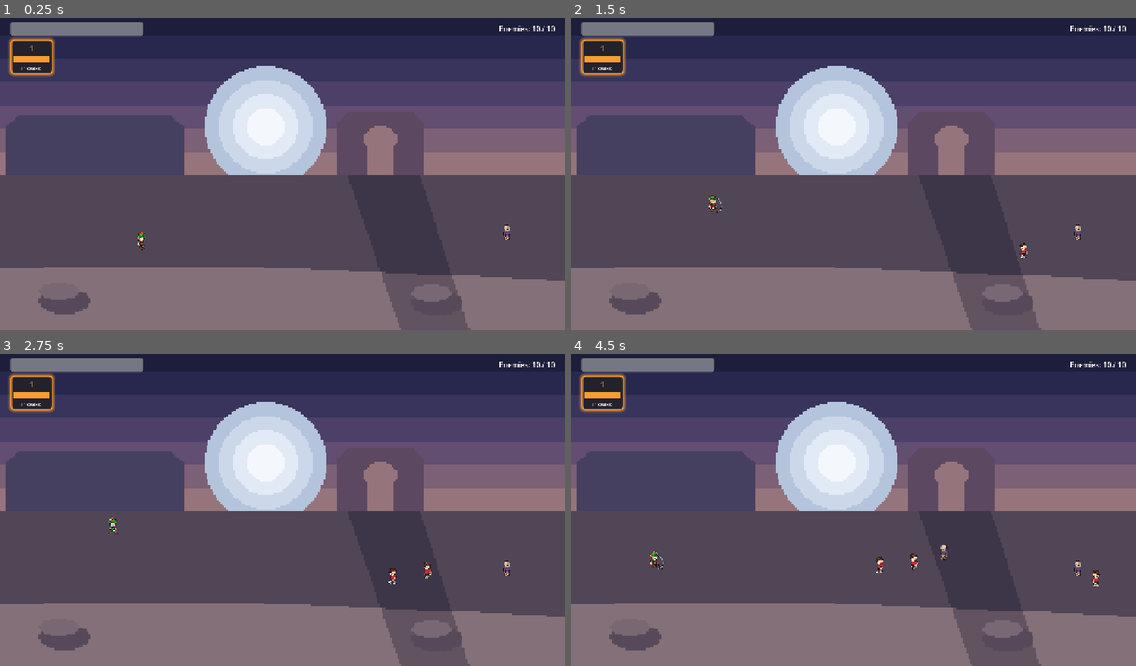
Above: before the commit, frames 1-4 (two rows, left to right).
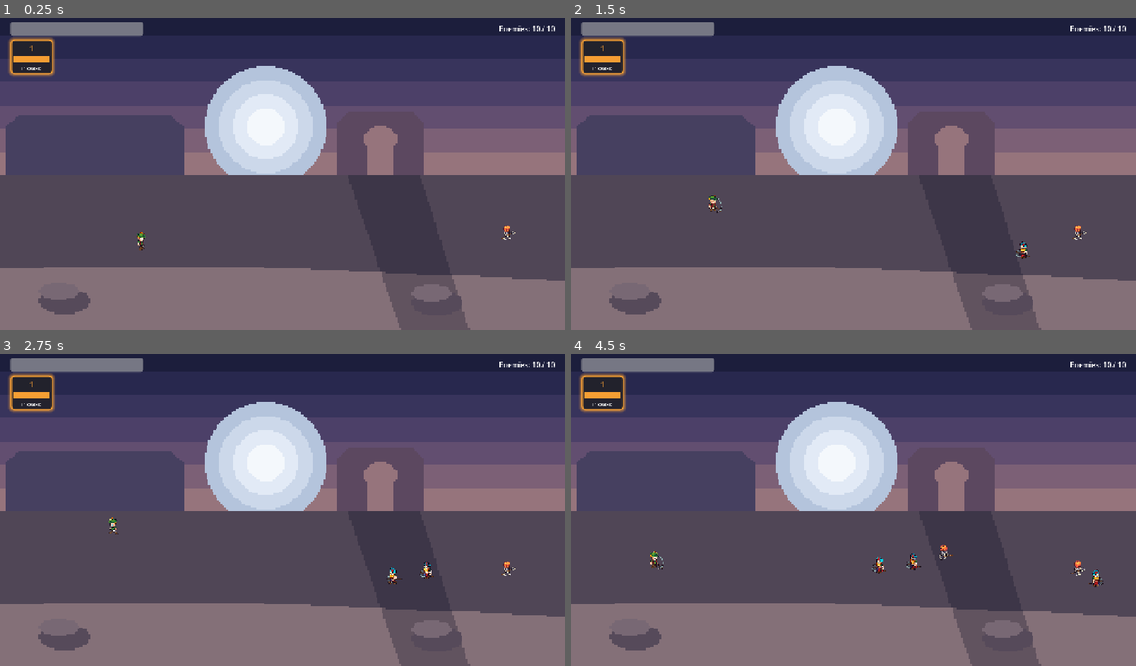
Above: after the commit, the same moments.

Repository: coulof/quarante-cinquante
Game: Godot game, scene res://scenes/world/level_04.tscn
Same seed, same stepped clock (60 frames per second), same inputs: the game is played once before the commit and once after it. This scene is started directly instead of the project's main scene.
Inputs:
- Up to frame 1 (0.25 s): no input
- Up to frame 2 (1.5 s): tap Enter at 0.5 s; hold Space (attack) 0.53-1.28 s; hold Up (move_up) from 0.53 s (still down); tap Space (attack) at 1.35 s
- Up to frame 3 (2.75 s): release Up (move_up) at 2.03 s; hold Left (move_left) from 2.03 s (still down); hold Space (attack) from 2.03 s (still down); tap 1 at 2.1 s
- Up to frame 4 (4.5 s): release Space (attack) at 2.78 s; tap 2 at 2.85 s; tap Space (attack) at 3.05, 4.35 s; release Left (move_left) at 3.53 s; hold Down (move_down) 3.53-4.28 s; hold Space (attack) 3.53-4.28 s; hold Right (move_right) from 4.28 s (still down)

The runs differ from the first frame. In frame 1, less than 0.1% of the frame differs, in the area x 88-92%, y 66-72%; in frame 2, 0.1%; in frame 3, 0.2%; in frame 4, 0.3%, in the area x 53-95%, y 61-75%.

Commit message:
Reskin enemies with LPC split exports (pumpkin skeleton, gold knight, skeleton captain)
- Zombie: skeleton body + jack-o'-lantern head + shovel (thrust attack).
- Robot: gold-armour knight + red glow sword (oversize slash); keeps ranged bolt.
- Pirate: muscular skeleton captain + waraxe (oversize slash).
- import_lpc_split.py: add --from-walk so bodies without idle/run anims (Skeleton,
  muscular) source locomotion from the walk cycle instead of showing only the head.
- Drop the old composited enemy sheets; regenerate CREDITS.md from the split exports
  (34 LPC components). CLAUDE: split export is now the path for all characters.

Co-Authored-By: Claude Opus 4.8 <noreply@anthropic.com>
Claude-Session: https://claude.ai/code/session_012AB4H5ubES7tYVFxTQMD7g

Diff:
--- a/resources/sprite_frames/pirate_frames.tres
+++ b/resources/sprite_frames/pirate_frames.tres
@@ -1,112 +1,125 @@
-[gd_resource type="SpriteFrames" load_steps=26 format=3]
-
-[ext_resource type="Texture2D" path="res://assets/sprites/pirate.png" id="sheet"]
+[gd_resource type="SpriteFrames" load_steps=30 format=3]
+
+[ext_resource type="Texture2D" path="res://assets/sprites/pirate/walk.png" id="t0"]
+[ext_resource type="Texture2D" path="res://assets/sprites/pirate/slash_oversize.png" id="t1"]
+[ext_resource type="Texture2D" path="res://assets/sprites/pirate/hurt.png" id="t2"]
 
 [sub_resource type="AtlasTexture" id="idle_0"]
-atlas = ExtResource("sheet")
-region = Rect2(0, 704, 64, 64)
+atlas = ExtResource("t0")
+region = Rect2(0, 192, 64, 64)
+
+[sub_resource type="AtlasTexture" id="idle_1"]
+atlas = ExtResource("t0")
+region = Rect2(64, 192, 64, 64)
 
 [sub_resource type="AtlasTexture" id="run_0"]
-atlas = ExtResource("sheet")
-region = Rect2(64, 704, 64, 64)
+atlas = ExtResource("t0")
+region = Rect2(0, 192, 64, 64)
 
 [sub_resource type="AtlasTexture" id="run_1"]
-atlas = ExtResource("sheet")
-region = Rect2(128, 704, 64, 64)
+atlas = ExtResource("t0")
+region = Rect2(64, 192, 64, 64)
 
 [sub_resource type="AtlasTexture" id="run_2"]
-atlas = ExtResource("sheet")
-region = Rect2(192, 704, 64, 64)
+atlas = ExtResource("t0")
+region = Rect2(128, 192, 64, 64)
 
 [sub_resource type="AtlasTexture" id="run_3"]
-atlas = ExtResource("sheet")
-region = Rect2(256, 704, 64, 64)
+atlas = ExtResource("t0")
+region = Rect2(192, 192, 64, 64)
 
 [sub_resource type="AtlasTexture" id="run_4"]
-atlas = ExtResource("sheet")
-region = Rect2(320, 704, 64, 64)
+atlas = ExtResource("t0")
+region = Rect2(256, 192, 64, 64)
 
 [sub_resource type="AtlasTexture" id="run_5"]
-atlas = ExtResource("sheet")
-region = Rect2(384, 704, 64, 64)
+atlas = ExtResource("t0")
+region = Rect2(320, 192, 64, 64)
 
 [sub_resource type="AtlasTexture" id="run_6"]
-atlas = ExtResource("sheet")
-region = Rect2(448, 704, 64, 64)
+atlas = ExtResource("t0")
+region = Rect2(384, 192, 64, 64)
 
 [sub_resource type="AtlasTexture" id="run_7"]
-atlas = ExtResource("sheet")
-region = Rect2(512, 704, 64, 64)
+atlas = ExtResource("t0")
+region = Rect2(448, 192, 64, 64)
+
+[sub_resource type="AtlasTexture" id="run_8"]
+atlas = ExtResource("t0")
+region = Rect2(512, 192, 64, 64)
 
 [sub_resource type="AtlasTexture" id="attack_0"]
-atlas = ExtResource("sheet")
-region = Rect2(0, 960, 64, 64)
+atlas = ExtResource("t1")
+region = Rect2(0, 576, 192, 192)
 
 [sub_resource type="AtlasTexture" id="attack_1"]
-atlas = ExtResource("sheet")
-region = Rect2(64, 960, 64, 64)
+atlas = ExtResource("t1")
+region = Rect2(192, 576, 192, 192)
 
 [sub_resource type="AtlasTexture" id="attack_2"]
-atlas = ExtResource("sheet")
-region = Rect2(128, 960, 64, 64)
+atlas = ExtResource("t1")
+region = Rect2(384, 576, 192, 192)
 
 [sub_resource type="AtlasTexture" id="attack_3"]
-atlas = ExtResource("sheet")
-region = Rect2(192, 960, 64, 64)
+atlas = ExtResource("t1")
+region = Rect2(576, 576, 192, 192)
 
 [sub_resource type="AtlasTexture" id="attack_4"]
-atlas = ExtResource("sheet")
-region = Rect2(256, 960, 64, 64)
+atlas = ExtResource("t1")
+region = Rect2(768, 576, 192, 192)
 
 [sub_resource type="AtlasTexture" id="attack_5"]
-atlas = ExtResource("sheet")
-region = Rect2(320, 960, 64, 64)
+atlas = ExtResource("t1")
+region = Rect2(960, 576, 192, 192)
 
 [sub_resource type="AtlasTexture" id="hurt_0"]
-atlas = ExtResource("sheet")
-region = Rect2(0, 1280, 64, 64)
+atlas = ExtResource("t2")
+region = Rect2(0, 0, 64, 64)
 
 [sub_resource type="AtlasTexture" id="hurt_1"]
-atlas = ExtResource("sheet")
-region = Rect2(64, 1280, 64, 64)
+atlas = ExtResource("t2")
+region = Rect2(64, 0, 64, 64)
 
 [sub_resource type="AtlasTexture" id="hurt_2"]
-atlas = ExtResource("sheet")
-region = Rect2(128, 1280, 64, 64)
+atlas = ExtResource("t2")
+region = Rect2(128, 0, 64, 64)
 
 [sub_resource type="AtlasTexture" id="dead_0"]
-atlas = ExtResource("sheet")
-region = Rect2(0, 1280, 64, 64)
+atlas = ExtResource("t2")
+region = Rect2(0, 0, 64, 64)
 
 [sub_resource type="AtlasTexture" id="dead_1"]
-atlas = ExtResource("sheet")
-region = Rect2(64, 1280, 64, 64)
+atlas = ExtResource("t2")
+region = Rect2(64, 0, 64, 64)
 
 [sub_resource type="AtlasTexture" id="dead_2"]
-atlas = ExtResource("sheet")
-region = Rect2(128, 1280, 64, 64)
+atlas = ExtResource("t2")
+region = Rect2(128, 0, 64, 64)
 
 [sub_resource type="AtlasTexture" id="dead_3"]
-atlas = ExtResource("sheet")
-region = Rect2(192, 1280, 64, 64)
+atlas = ExtResource("t2")
+region = Rect2(192, 0, 64, 64)
 
 [sub_resource type="AtlasTexture" id="dead_4"]
-atlas = ExtResource("sheet")
-region = Rect2(256, 1280, 64, 64)
+atlas = ExtResource("t2")
+region = Rect2(256, 0, 64, 64)
 
 [sub_resource type="AtlasTexture" id="dead_5"]
-atlas = ExtResource("sheet")
-region = Rect2(320, 1280, 64, 64)
+atlas = ExtResource("t2")
+region = Rect2(320, 0, 64, 64)
 
 [resource]
 animations = [{
 "frames": [{
 "duration": 1.0,
 "texture": SubResource("idle_0")
+}, {
+"duration": 1.0,
+"texture": SubResource("idle_1")
 }],
 "loop": true,
 "name": &"idle",
-"speed": 4.0
+"speed": 5.0
 }, {
 "frames": [{
 "duration": 1.0,
@@ -132,10 +145,13 @@
 }, {
 "duration": 1.0,
 "texture": SubResource("run_7")
+}, {
+"duration": 1.0,
+"texture": SubResource("run_8")
 }],
 "loop": true,
 "name": &"run",
-"speed": 10.0
+"speed": 12.0
 }, {
 "frames": [{
 "duration": 1.0,
@@ -158,7 +174,7 @@
 }],
 "loop": false,
 "name": &"attack",
-"speed": 12.0
+"speed": 13.0
 }, {
 "frames": [{
 "duration": 1.0,
--- a/resources/sprite_frames/robot_frames.tres
+++ b/resources/sprite_frames/robot_frames.tres
@@ -1,112 +1,122 @@
-[gd_resource type="SpriteFrames" load_steps=26 format=3]
-
-[ext_resource type="Texture2D" path="res://assets/sprites/robot.png" id="sheet"]
+[gd_resource type="SpriteFrames" load_steps=30 format=3]
+
+[ext_resource type="Texture2D" path="res://assets/sprites/robot/idle.png" id="t0"]
+[ext_resource type="Texture2D" path="res://assets/sprites/robot/run.png" id="t1"]
+[ext_resource type="Texture2D" path="res://assets/sprites/robot/slash_oversize.png" id="t2"]
+[ext_resource type="Texture2D" path="res://assets/sprites/robot/hurt.png" id="t3"]
 
 [sub_resource type="AtlasTexture" id="idle_0"]
-atlas = ExtResource("sheet")
-region = Rect2(0, 704, 64, 64)
+atlas = ExtResource("t0")
+region = Rect2(0, 192, 64, 64)
+
+[sub_resource type="AtlasTexture" id="idle_1"]
+atlas = ExtResource("t0")
+region = Rect2(64, 192, 64, 64)
 
 [sub_resource type="AtlasTexture" id="run_0"]
-atlas = ExtResource("sheet")
-region = Rect2(64, 704, 64, 64)
+atlas = ExtResource("t1")
+region = Rect2(0, 192, 64, 64)
 
 [sub_resource type="AtlasTexture" id="run_1"]
-atlas = ExtResource("sheet")
-region = Rect2(128, 704, 64, 64)
+atlas = ExtResource("t1")
+region = Rect2(64, 192, 64, 64)
 
 [sub_resource type="AtlasTexture" id="run_2"]
-atlas = ExtResource("sheet")
-region = Rect2(192, 704, 64, 64)
+atlas = ExtResource("t1")
+region = Rect2(128, 192, 64, 64)
 
 [sub_resource type="AtlasTexture" id="run_3"]
-atlas = ExtResource("sheet")
-region = Rect2(256, 704, 64, 64)
+atlas = ExtResource("t1")
+region = Rect2(192, 192, 64, 64)
 
 [sub_resource type="AtlasTexture" id="run_4"]
-atlas = ExtResource("sheet")
-region = Rect2(320, 704, 64, 64)
+atlas = ExtResource("t1")
+region = Rect2(256, 192, 64, 64)
 
 [sub_resource type="AtlasTexture" id="run_5"]
-atlas = ExtResource("sheet")
-region = Rect2(384, 704, 64, 64)
+atlas = ExtResource("t1")
+region = Rect2(320, 192, 64, 64)
 
 [sub_resource type="AtlasTexture" id="run_6"]
-atlas = ExtResource("sheet")
-region = Rect2(448, 704, 64, 64)
+atlas = ExtResource("t1")
+region = Rect2(384, 192, 64, 64)
 
 [sub_resource type="AtlasTexture" id="run_7"]
-atlas = ExtResource("sheet")
-region = Rect2(512, 704, 64, 64)
+atlas = ExtResource("t1")
+region = Rect2(448, 192, 64, 64)
 
 [sub_resource type="AtlasTexture" id="attack_0"]
-atlas = ExtResource("sheet")
-region = Rect2(0, 960, 64, 64)
+atlas = ExtResource("t2")
+region = Rect2(0, 576, 192, 192)
 
 [sub_resource type="AtlasTexture" id="attack_1"]
-atlas = ExtResource("sheet")
-region = Rect2(64, 960, 64, 64)
+atlas = ExtResource("t2")
+region = Rect2(192, 576, 192, 192)
 
 [sub_resource type="AtlasTexture" id="attack_2"]
-atlas = ExtResource("sheet")
-region = Rect2(128, 960, 64, 64)
+atlas = ExtResource("t2")
+region = Rect2(384, 576, 192, 192)
 
 [sub_resource type="AtlasTexture" id="attack_3"]
-atlas = ExtResource("sheet")
-region = Rect2(192, 960, 64, 64)
+atlas = ExtResource("t2")
+region = Rect2(576, 576, 192, 192)
 
 [sub_resource type="AtlasTexture" id="attack_4"]
-atlas = ExtResource("sheet")
-region = Rect2(256, 960, 64, 64)
+atlas = ExtResource("t2")
+region = Rect2(768, 576, 192, 192)
 
 [sub_resource type="AtlasTexture" id="attack_5"]
-atlas = ExtResource("sheet")
-region = Rect2(320, 960, 64, 64)
+atlas = ExtResource("t2")
+region = Rect2(960, 576, 192, 192)
 
 [sub_resource type="AtlasTexture" id="hurt_0"]
-atlas = ExtResource("sheet")
-region = Rect2(0, 1280, 64, 64)
+atlas = ExtResource("t3")
+region = Rect2(0, 0, 64, 64)
 
 [sub_resource type="AtlasTexture" id="hurt_1"]
-atlas = ExtResource("sheet")
-region = Rect2(64, 1280, 64, 64)
+atlas = ExtResource("t3")
+region = Rect2(64, 0, 64, 64)
 
 [sub_resource type="AtlasTexture" id="hurt_2"]
-atlas = ExtResource("sheet")
-region = Rect2(128, 1280, 64, 64)
+atlas = ExtResource("t3")
+region = Rect2(128, 0, 64, 64)
 
 [sub_resource type="AtlasTexture" id="dead_0"]
-atlas = ExtResource("sheet")
-region = Rect2(0, 1280, 64, 64)
+atlas = ExtResource("t3")
+region = Rect2(0, 0, 64, 64)
 
 [sub_resource type="AtlasTexture" id="dead_1"]
-atlas = ExtResource("sheet")
-region = Rect2(64, 1280, 64, 64)
+atlas = ExtResource("t3")
+region = Rect2(64, 0, 64, 64)
 
 [sub_resource type="AtlasTexture" id="dead_2"]
-atlas = ExtResource("sheet")
-region = Rect2(128, 1280, 64, 64)
+atlas = ExtResource("t3")
+region = Rect2(128, 0, 64, 64)
 
 [sub_resource type="AtlasTexture" id="dead_3"]
-atlas = ExtResource("sheet")
-region = Rect2(192, 1280, 64, 64)
+atlas = ExtResource("t3")
+region = Rect2(192, 0, 64, 64)
 
 [sub_resource type="AtlasTexture" id="dead_4"]
-atlas = ExtResource("sheet")
-region = Rect2(256, 1280, 64, 64)
+atlas = ExtResource("t3")
+region = Rect2(256, 0, 64, 64)
 
 [sub_resource type="AtlasTexture" id="dead_5"]
-atlas = ExtResource("sheet")
-region = Rect2(320, 1280, 64, 64)
+atlas = ExtResource("t3")
+region = Rect2(320, 0, 64, 64)
 
 [resource]
 animations = [{
 "frames": [{
 "duration": 1.0,
 "texture": SubResource("idle_0")
+}, {
+"duration": 1.0,
+"texture": SubResource("idle_1")
 }],
 "loop": true,
 "name": &"idle",
-"speed": 4.0
+"speed": 5.0
 }, {
 "frames": [{
 "duration": 1.0,
@@ -135,7 +145,7 @@
 }],
 "loop": true,
 "name": &"run",
-"speed": 10.0
+"speed": 12.0
 }, {
 "frames": [{
 "duration": 1.0,
@@ -158,7 +168,7 @@
 }],
 "loop": false,
 "name": &"attack",
-"speed": 12.0
+"speed": 13.0
 }, {
 "frames": [{
 "duration": 1.0,
--- a/resources/sprite_frames/zombie_frames.tres
+++ b/resources/sprite_frames/zombie_frames.tres
@@ -1,112 +1,133 @@
-[gd_resource type="SpriteFrames" load_steps=26 format=3]
-
-[ext_resource type="Texture2D" path="res://assets/sprites/zombie.png" id="sheet"]
+[gd_resource type="SpriteFrames" load_steps=32 format=3]
+
+[ext_resource type="Texture2D" path="res://assets/sprites/zombie/walk.png" id="t0"]
+[ext_resource type="Texture2D" path="res://assets/sprites/zombie/thrust.png" id="t1"]
+[ext_resource type="Texture2D" path="res://assets/sprites/zombie/hurt.png" id="t2"]
 
 [sub_resource type="AtlasTexture" id="idle_0"]
-atlas = ExtResource("sheet")
-region = Rect2(0, 704, 64, 64)
+atlas = ExtResource("t0")
+region = Rect2(0, 192, 64, 64)
+
+[sub_resource type="AtlasTexture" id="idle_1"]
+atlas = ExtResource("t0")
+region = Rect2(64, 192, 64, 64)
 
 [sub_resource type="AtlasTexture" id="run_0"]
-atlas = ExtResource("sheet")
-region = Rect2(64, 704, 64, 64)
+atlas = ExtResource("t0")
+region = Rect2(0, 192, 64, 64)
 
 [sub_resource type="AtlasTexture" id="run_1"]
-atlas = ExtResource("sheet")
-region = Rect2(128, 704, 64, 64)
+atlas = ExtResource("t0")
+region = Rect2(64, 192, 64, 64)
 
 [sub_resource type="AtlasTexture" id="run_2"]
-atlas = ExtResource("sheet")
-region = Rect2(192, 704, 64, 64)
+atlas = ExtResource("t0")
+region = Rect2(128, 192, 64, 64)
 
 [sub_resource type="AtlasTexture" id="run_3"]
-atlas = ExtResource("sheet")
-region = Rect2(256, 704, 64, 64)
+atlas = ExtResource("t0")
+region = Rect2(192, 192, 64, 64)
 
 [sub_resource type="AtlasTexture" id="run_4"]
-atlas = ExtResource("sheet")
-region = Rect2(320, 704, 64, 64)
+atlas = ExtResource("t0")
+region = Rect2(256, 192, 64, 64)
 
 [sub_resource type="AtlasTexture" id="run_5"]
-atlas = ExtResource("sheet")
-region = Rect2(384, 704, 64, 64)
+atlas = ExtResource("t0")
+region = Rect2(320, 192, 64, 64)
 
 [sub_resource type="AtlasTexture" id="run_6"]
-atlas = ExtResource("sheet")
-region = Rect2(448, 704, 64, 64)
+atlas = ExtResource("t0")
+region = Rect2(384, 192, 64, 64)
 
 [sub_resource type="AtlasTexture" id="run_7"]
-atlas = ExtResource("sheet")
-region = Rect2(512, 704, 64, 64)
+atlas = ExtResource("t0")
+region = Rect2(448, 192, 64, 64)
+
+[sub_resource type="AtlasTexture" id="run_8"]
+atlas = ExtResource("t0")
+region = Rect2(512, 192, 64, 64)
 
 [sub_resource type="AtlasTexture" id="attack_0"]
-atlas = ExtResource("sheet")
-region = Rect2(0, 960, 64, 64)
+atlas = ExtResource("t1")
+region = Rect2(0, 192, 64, 64)
 
 [sub_resource type="AtlasTexture" id="attack_1"]
-atlas = ExtResource("sheet")
-region = Rect2(64, 960, 64, 64)
+atlas = ExtResource("t1")
+region = Rect2(64, 192, 64, 64)
 
 [sub_resource type="AtlasTexture" id="attack_2"]
-atlas = ExtResource("sheet")
-region = Rect2(128, 960, 64, 64)
+atlas = ExtResource("t1")
+region = Rect2(128, 192, 64, 64)
 
 [sub_resource type="AtlasTexture" id="attack_3"]
-atlas = ExtResource("sheet")
-region = Rect2(192, 960, 64, 64)
+atlas = ExtResource("t1")
+region = Rect2(192, 192, 64, 64)
 
 [sub_resource type="AtlasTexture" id="attack_4"]
-atlas = ExtResource("sheet")
-region = Rect2(256, 960, 64, 64)
+atlas = ExtResource("t1")
+region = Rect2(256, 192, 64, 64)
 
 [sub_resource type="AtlasTexture" id="attack_5"]
-atlas = ExtResource("sheet")
-region = Rect2(320, 960, 64, 64)
+atlas = ExtResource("t1")
+region = Rect2(320, 192, 64, 64)
+
+[sub_resource type="AtlasTexture" id="attack_6"]
+atlas = ExtResource("t1")
+region = Rect2(384, 192, 64, 64)
+
+[sub_resource type="AtlasTexture" id="attack_7"]
+atlas = ExtResource("t1")
+region = Rect2(448, 192, 64, 64)
 
 [sub_resource type="AtlasTexture" id="hurt_0"]
-atlas = ExtResource("sheet")
-region = Rect2(0, 1280, 64, 64)
+atlas = ExtResource("t2")
+region = Rect2(0, 0, 64, 64)
 
 [sub_resource type="AtlasTexture" id="hurt_1"]
-atlas = ExtResource("sheet")
-region = Rect2(64, 1280, 64, 64)
+atlas = ExtResource("t2")
+region = Rect2(64, 0, 64, 64)
 
 [sub_resource type="AtlasTexture" id="hurt_2"]
-atlas = ExtResource("sheet")
-region = Rect2(128, 1280, 64, 64)
+atlas = ExtResource("t2")
+region = Rect2(128, 0, 64, 64)
 
 [sub_resource type="AtlasTexture" id="dead_0"]
-atlas = ExtResource("sheet")
-region = Rect2(0, 1280, 64, 64)
+atlas = ExtResource("t2")
+region = Rect2(0, 0, 64, 64)
 
 [sub_resource type="AtlasTexture" id="dead_1"]
-atlas = ExtResource("sheet")
-region = Rect2(64, 1280, 64, 64)
+atlas = ExtResource("t2")
+region = Rect2(64, 0, 64, 64)
 
 [sub_resource type="AtlasTexture" id="dead_2"]
-atlas = ExtResource("sheet")
-region = Rect2(128, 1280, 64, 64)
+atlas = ExtResource("t2")
+region = Rect2(128, 0, 64, 64)
 
 [sub_resource type="AtlasTexture" id="dead_3"]
-atlas = ExtResource("sheet")
-region = Rect2(192, 1280, 64, 64)
+atlas = ExtResource("t2")
+region = Rect2(192, 0, 64, 64)
 
 [sub_resource type="AtlasTexture" id="dead_4"]
-atlas = ExtResource("sheet")
-region = Rect2(256, 1280, 64, 64)
+atlas = ExtResource("t2")
+region = Rect2(256, 0, 64, 64)
 
 [sub_resource type="AtlasTexture" id="dead_5"]
-atlas = ExtResource("sheet")
-region = Rect2(320, 1280, 64, 64)
+atlas = ExtResource("t2")
+region = Rect2(320, 0, 64, 64)
 
 [resource]
 animations = [{
 "frames": [{
 "duration": 1.0,
 "texture": SubResource("idle_0")
+}, {
+"duration": 1.0,
+"texture": SubResource("idle_1")
 }],
 "loop": true,
 "name": &"idle",
-"speed": 4.0
+"speed": 5.0
 }, {
 "frames": [{
 "duration": 1.0,
@@ -132,10 +153,13 @@
 }, {
 "duration": 1.0,
 "texture": SubResource("run_7")
+}, {
+"duration": 1.0,
+"texture": SubResource("run_8")
 }],
 "loop": true,
 "name": &"run",
-"speed": 10.0
+"speed": 12.0
 }, {
 "frames": [{
 "duration": 1.0,
@@ -155,10 +179,16 @@
 }, {
 "duration": 1.0,
 "texture": SubResource("attack_5")
+}, {
+"duration": 1.0,
+"texture": SubResource("attack_6")
+}, {
+"duration": 1.0,
+"texture": SubResource("attack_7")
 }],
 "loop": false,
 "name": &"attack",
-"speed": 12.0
+"speed": 13.0
 }, {
 "frames": [{
 "duration": 1.0,
Binary file removed: assets/sprites/pirate.png
Binary file added: assets/sprites/pirate/hurt.png
Not shown, added: assets/sprites/pirate/hurt.png.import
Binary file added: assets/sprites/pirate/slash_oversize.png
Not shown, added: assets/sprites/pirate/slash_oversize.png.import
Binary file added: assets/sprites/pirate/walk.png
Not shown, changed: assets/sprites/pirate/walk.png.import
Binary file removed: assets/sprites/robot.png
Binary file added: assets/sprites/robot/hurt.png
Not shown, added: assets/sprites/robot/hurt.png.import
Binary file added: assets/sprites/robot/idle.png
Not shown, changed: assets/sprites/robot/idle.png.import
(and 18 more such lines)
